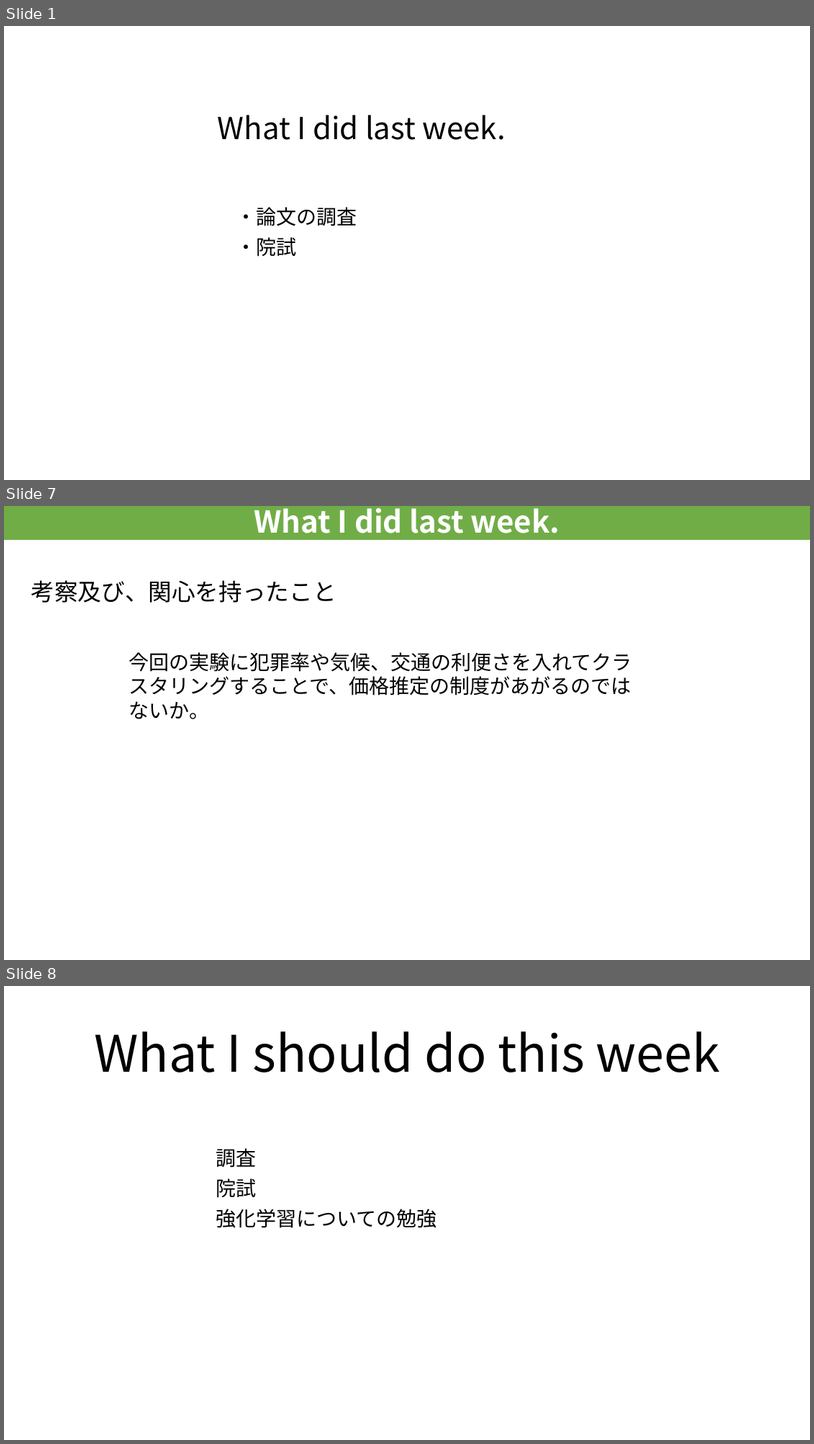
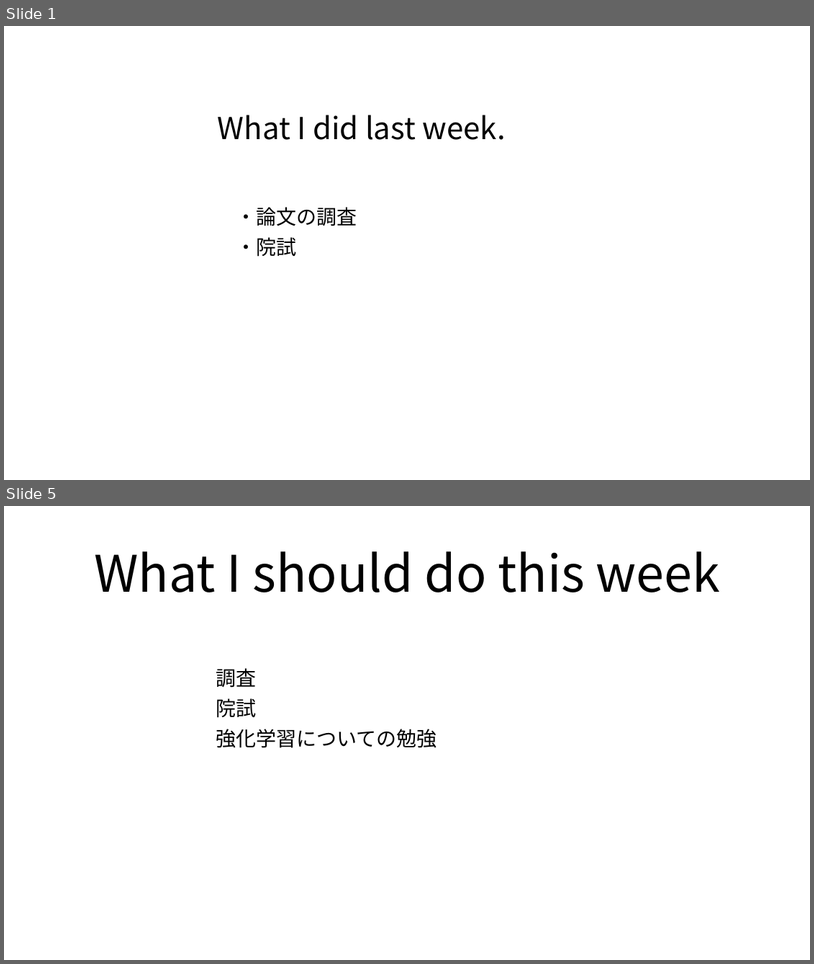
Before and after one commit to RyosukeHattori/Progress_Studies, a slide deck: 進捗/weel3のコピー.pptx. Shown one above the other, each under a label of ours: slides 1, 7 and 8 before the commit, slides 1 and 5 after it; the slides between them are not shown. The pictures are 814x1444 and 814x964 pixels, drawn with LibreOffice and Linux fonts; fonts in the diff are those of the drawing. Boxes give left, top, right and bottom in pixels: in the first picture for what was removed or moved away, otherwise in the second. Text is boxed around its words. In the diff, an @@ line names an element or a change of style, - is before the commit and + after.

```diff
--- a/進捗/weel3のコピー.pptx
+++ b/進捗/weel3のコピー.pptx
@@ slide 7 removed at bbox=[4, 506, 810, 960], background #FFFFFF @@
@@ rectangle removed at bbox=[4, 506, 810, 540] @@
-What I did last week.
@@ title removed at bbox=[31, 580, 337, 602] @@
-考察及び、関心を持ったこと
@@ text removed at bbox=[129, 652, 633, 719] @@
-今回の実験に犯罪率や気候、交通の利便さを入れてクラスタリングすることで、価格推定の制度があがるのではないか。
@@ what was slide 8 is now slide 5 @@
```
Also in this commit, not shown: 1 slide changed, 2 slides added, 4 other slides removed, 1 other file.
